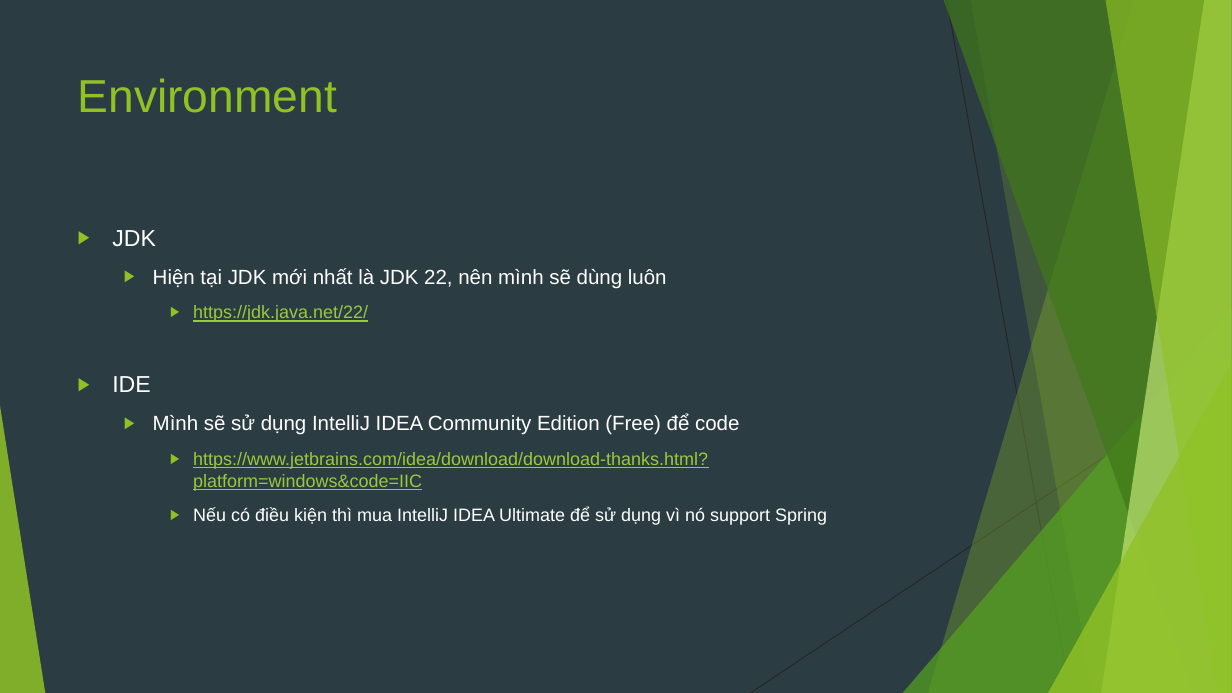
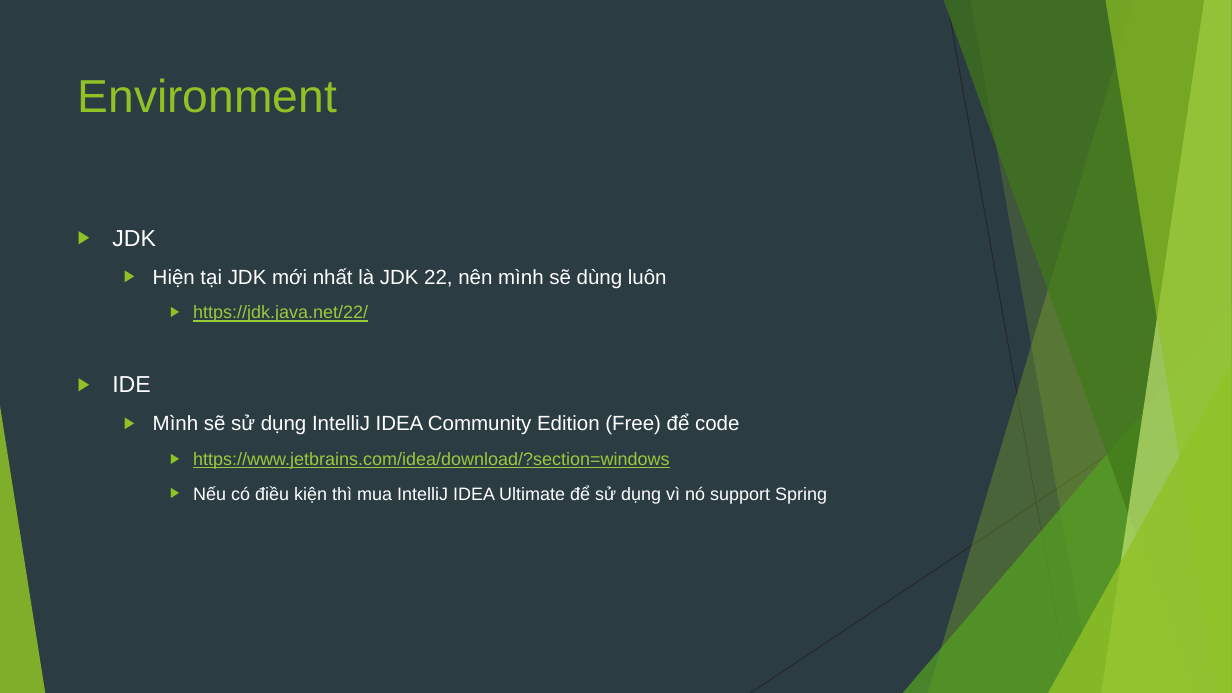
Before and after one commit to sobbingwind/SpringBoot, a slide deck: slide 3 of 01.Helloworld.pptx. Drawn at 1232x693 pixels with LibreOffice and Linux fonts; fonts in the diff are those of the drawing. Boxes give left, top, right and bottom in pixels: in the first picture for what was removed or moved away, otherwise in the second. Text is boxed around its words. In the diff, an @@ line names an element or a change of style, - is before the commit and + after.

```diff
--- a/01.Helloworld.pptx
+++ b/01.Helloworld.pptx
@@ text at <box>193,452,669,469</box>: text changed @@
-    ▶ https://www.jetbrains.com/idea/download/download-thanks.html?platform=windows&code=IIC
+    ▶ https://www.jetbrains.com/idea/download/?section=windows
```
Also in this commit, not shown: 2 slides added.
